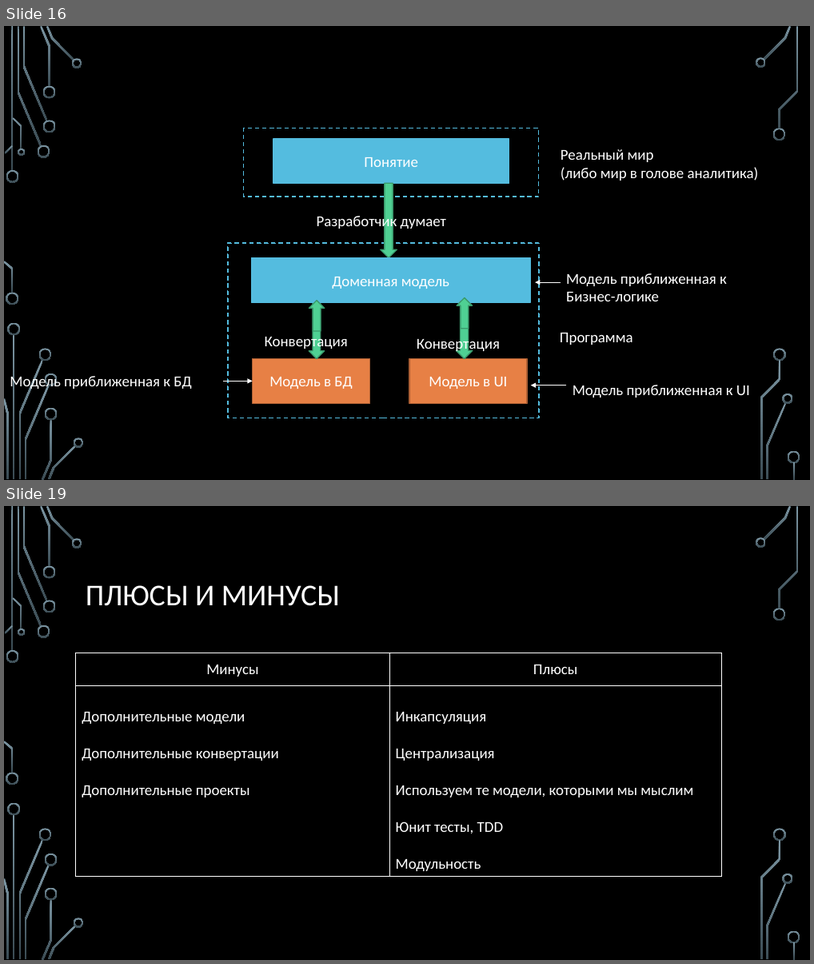
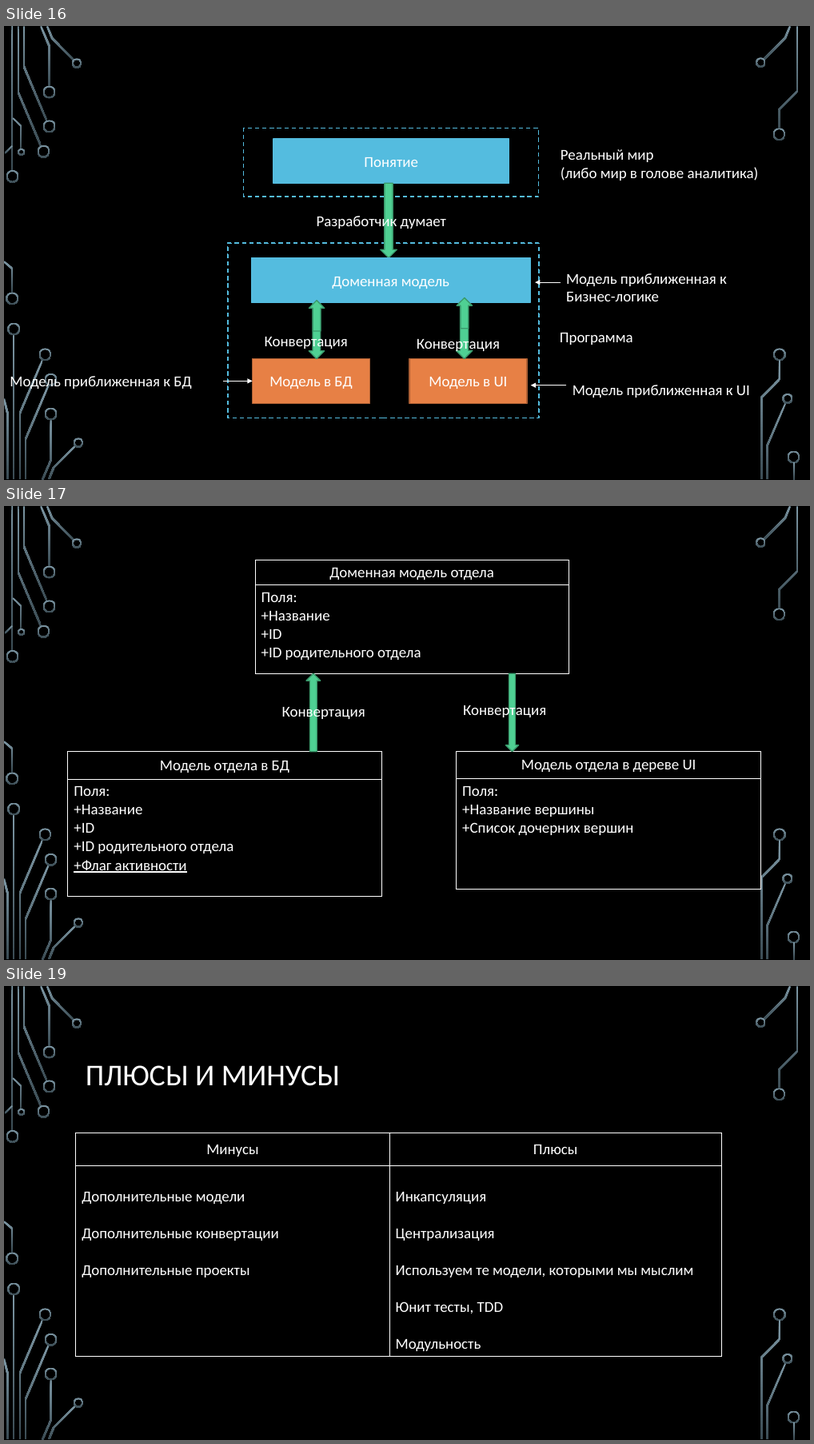
Before and after one commit to sergeyryskulov/Presentations, a slide deck: 8. Гексагональная архитектура/Архитектура больших проектов.pptx. Shown one above the other, each under a label of ours: slides 16 and 19 before the commit, slides 16, 17 and 19 after it; the slides between them are not shown. The pictures are 814x964 and 814x1444 pixels, drawn with LibreOffice and Linux fonts; fonts in the diff are those of the drawing; background and template pictures are left out. Boxes give left, top, right and bottom in pixels: in the first picture for what was removed or moved away, otherwise in the second. Text is boxed around its words. In the diff, an @@ line names an element or a change of style, - is before the commit and + after.

```diff
--- a/8. Гексагональная архитектура/Архитектура больших проектов.pptx
+++ b/8. Гексагональная архитектура/Архитектура больших проектов.pptx
@@ slide 17 added at <box>4,506,810,960</box>, background picture (left out); not listed: 36 template elements that a slide beside it also shows @@
@@ group added at <box>255,560,569,752</box>: 2 down arrows, 2 texts, 1 table @@
+Доменная модель отдела
+Поля: / +Название / +ID / +ID родительного отдела
+Конвертация
+Конвертация
@@ table added at <box>68,752,382,894</box>, 2 rows, 1 columns @@
+Модель отдела в БД
+Поля: / +Название / +ID / +ID родительного отдела / +Флаг активности
@@ table added at <box>457,752,762,889</box>, 2 rows, 1 columns @@
+Модель отдела в дереве UI
+Поля: / +Название вершины / +Список дочерних вершин
```
Also in this commit, not shown: 11 slides changed, 2 other slides added, 2 slides removed, 1 other file.
